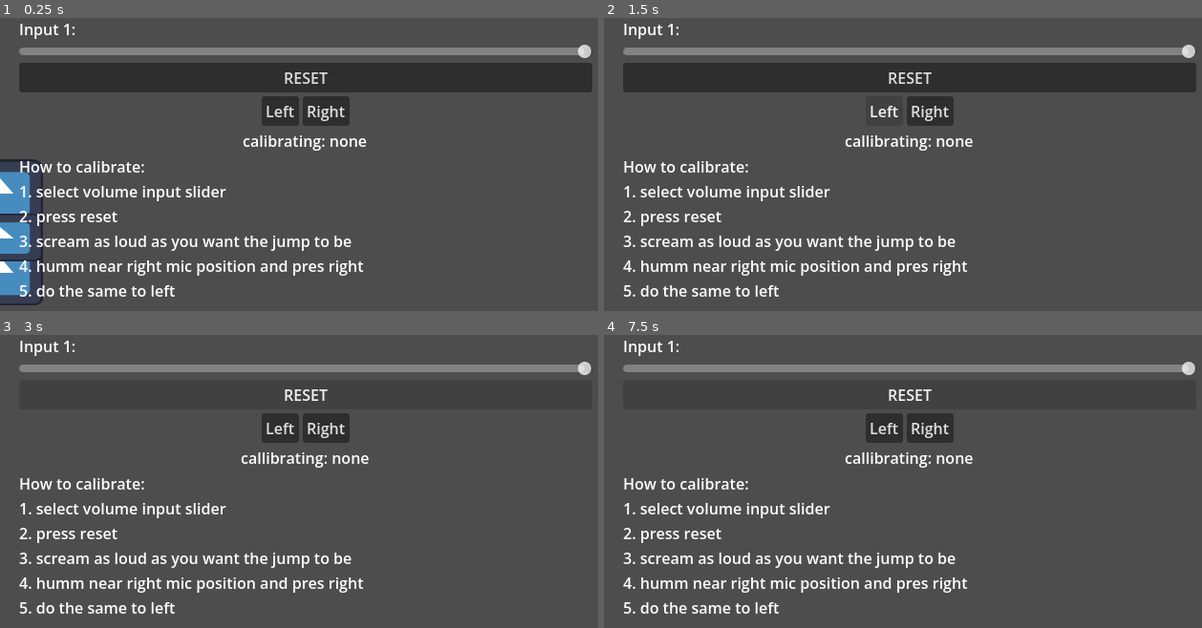
Above: before the commit, frames 1-4 (two rows, left to right).
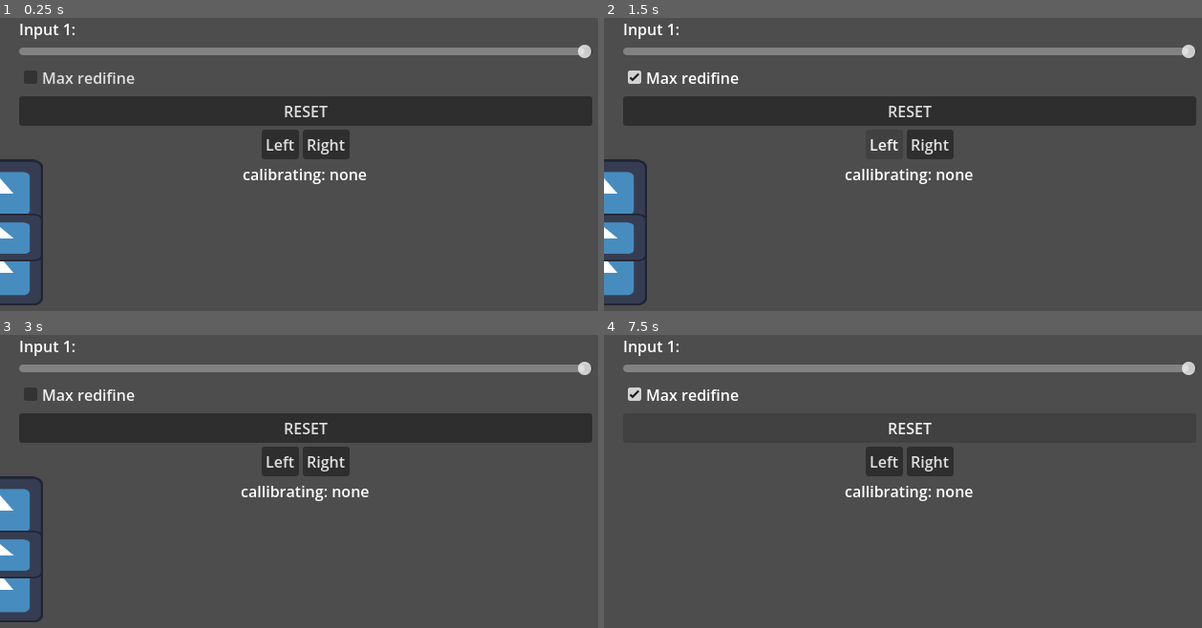
Above: after the commit, the same moments.

Repository: vivithequeen/campfire-flagship
Game: Godot game, scene res://noob/scenes/calibration.tscn
Same seed, same stepped clock (60 frames per second), same inputs: the game is played once before the commit and once after it. The engine's default icon, where the game draws it, is replaced by a stand-in: a white triangle on a blue panel in a dark square.
Inputs (mouse positions are in pixels of both pictures, inside the frame that each line leads up to):
- Up to frame 1 (0.25 s): no input
- Up to frame 2 (1.5 s): click (908, 76) at 0.5 s, where only the run after the commit has a clickable "Max redifine"; click "Left" at 1.25 s
- Up to frame 3 (3 s): click "Right" at 2 s; click (304, 393) at 2.75 s, where only the run after the commit has a clickable "Max redifine"
- Up to frame 4 (7.5 s): click "Left" at 3.5 s; click "Right" at 4.25 s; click (908, 393) at 5 s, where only the run after the commit has a clickable "Max redifine"; click "Left" at 5.75 s; click "Right" at 6.5 s; click "RESET" at 7.25 s

The runs differ from the first frame. In frame 1, 23% of the frame differs, in the area x 3-100%, y 15-96%; in frame 2, 25%, in the area x 0-100%, y 15-99%; in frame 3, 17%; in frame 4, 6.3%.

Commit message:
MADE IT WORK

Diff:
--- a/noob/global_scripts/volume_calibrations.gd
+++ b/noob/global_scripts/volume_calibrations.gd
@@ -4,12 +4,4 @@
 var max_vol = [1,1]
 var reset = false
 var callib_mode = 0
-var left_volume = [0,0]
-var right_volume = [1,1]
-var decline_function = [0,0]
-
-func calcDecline():
-    decline_function = [
-        right_volume[0] - left_volume[0],
-        right_volume[1] - left_volume[1]
-    ]
+var difrance = [0,0]
--- a/noob/scenes/calibration.tscn
+++ b/noob/scenes/calibration.tscn
@@ -2,6 +2,7 @@
 
 [ext_resource type="Shader" uid="uid://gx4f1pvuvgc8" path="res://noob/shaders/bg_wave.gdshader" id="1_571k6"]
 [ext_resource type="Script" uid="uid://co4xytc8ruwd3" path="res://noob/scripts/calibration.gd" id="2_vc1oo"]
+[ext_resource type="Script" uid="uid://cqbmp44jq7mjq" path="res://noob/scripts/max_redefiner.gd" id="3_m35xt"]
 [ext_resource type="PackedScene" uid="uid://cy726wc5q8mxn" path="res://noob/scenes/input.tscn" id="3_pi1i2"]
 [ext_resource type="Script" uid="uid://j3vg5osjr87a" path="res://noob/scripts/calibator_button.gd" id="3_vjscj"]
 
@@ -48,6 +49,12 @@
 max_value = 0.0
 script = ExtResource("2_vc1oo")
 
+[node name="CheckBox" type="CheckBox" parent="VBoxContainer" unique_id=1372007902 node_paths=PackedStringArray("theone")]
+layout_mode = 2
+text = "Max redifine"
+script = ExtResource("3_m35xt")
+theone = NodePath("../../Input")
+
 [node name="Button" type="Button" parent="VBoxContainer" unique_id=388869606 node_paths=PackedStringArray("labels")]
 layout_mode = 2
 text = "RESET"
@@ -81,6 +88,7 @@
 horizontal_alignment = 1
 
 [node name="Label3" type="Label" parent="VBoxContainer" unique_id=1734324685]
+visible = false
 z_index = 2
 layout_mode = 2
 text = "How to calibrate:
@@ -91,4 +99,3 @@
 5. do the same to left"
 
 [node name="Input" parent="." unique_id=1991734150 instance=ExtResource("3_pi1i2")]
-setting_max = true
--- a/noob/scripts/NB_input.gd
+++ b/noob/scripts/NB_input.gd
@@ -31,7 +31,9 @@
 		var avg: float = 0
 		var avg_2: float = 0
 		var indexer: int = 0
-		for i in temp_recording.data.slice(temp_recording.data.size() - 100000):
+		if Volume_calibrations.reset:
+			Volume_calibrations.max_vol = [0,0]
+		for i in temp_recording.data.slice(temp_recording.data.size() - 50000):
 			indexer = (indexer + 1) % 2
 			if indexer == 0:
 				avg += abs(i)
@@ -44,17 +46,19 @@
 		var temp_2 = min(avg_2 / Volume_calibrations.max_vol[1], 1)
 		visualiser.global_position.x = temp_1 * 600
 		visualiser_2.global_position.x = temp_2 * 600
-		var temp_3 = (temp_1 - Volume_calibrations.left_volume[0]) / Volume_calibrations.right_volume[0]
-		var temp_4 = (temp_2 - Volume_calibrations.left_volume[1]) / Volume_calibrations.right_volume[1]
-		visualiser_3.global_position.x = clamp(
-			temp_3 - temp_4
-			, 0, 1)* 600
+		var temp_3 = clamp(
+			(temp_1 - temp_2 - Volume_calibrations.difrance[0]) / max(
+				(
+					Volume_calibrations.difrance[1] -
+					Volume_calibrations.difrance[0]
+				),
+				0.0001
+			), 0, 1)
+		visualiser_3.global_position.x = temp_3 * 600
 		if Volume_calibrations.callib_mode == -1:
-			Volume_calibrations.left_volume = [temp_1, temp_2]
-			Volume_calibrations.calcDecline()
+			Volume_calibrations.difrance[0] = temp_1 - temp_2;
 		elif Volume_calibrations.callib_mode == 1:
-			Volume_calibrations.right_volume = [temp_1, temp_2]
-			Volume_calibrations.calcDecline()
+			Volume_calibrations.difrance[1] = temp_1 - temp_2;
 
 		# print(avg, " ", max_vol, " ", avg_2, max_vol_2)
 	if timer > 10:
--- /dev/null
+++ b/noob/scripts/max_redefiner.gd
@@ -0,0 +1,9 @@
+extends CheckBox
+
+@export var theone: Node
+# Called when the node enters the scene tree for the first time.
+func _ready() -> void:
+	toggled.connect(ts_toggled)
+
+func ts_toggled(p_value):
+	theone.setting_max = p_value
Not shown, added: noob/scripts/max_redefiner.gd.uid
